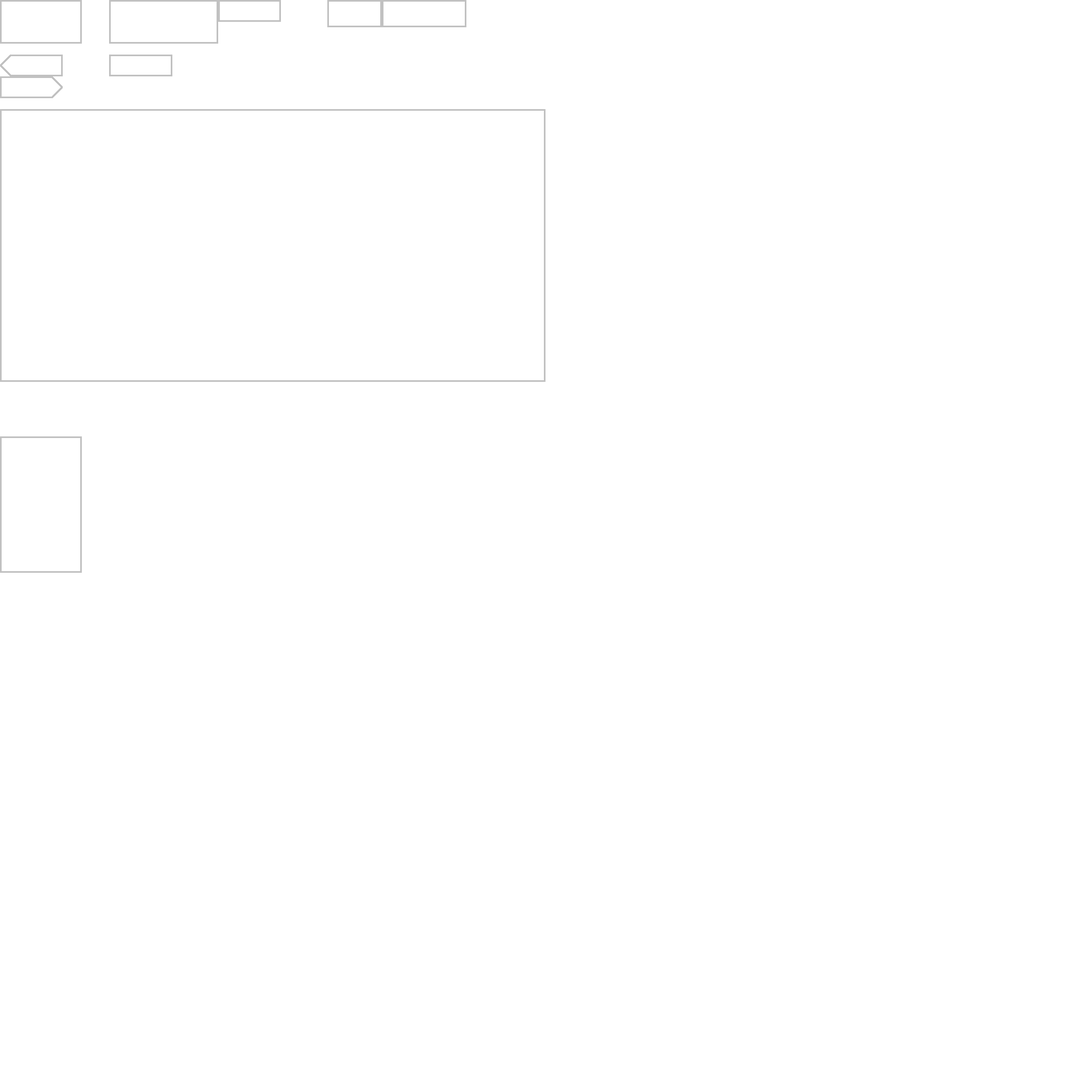
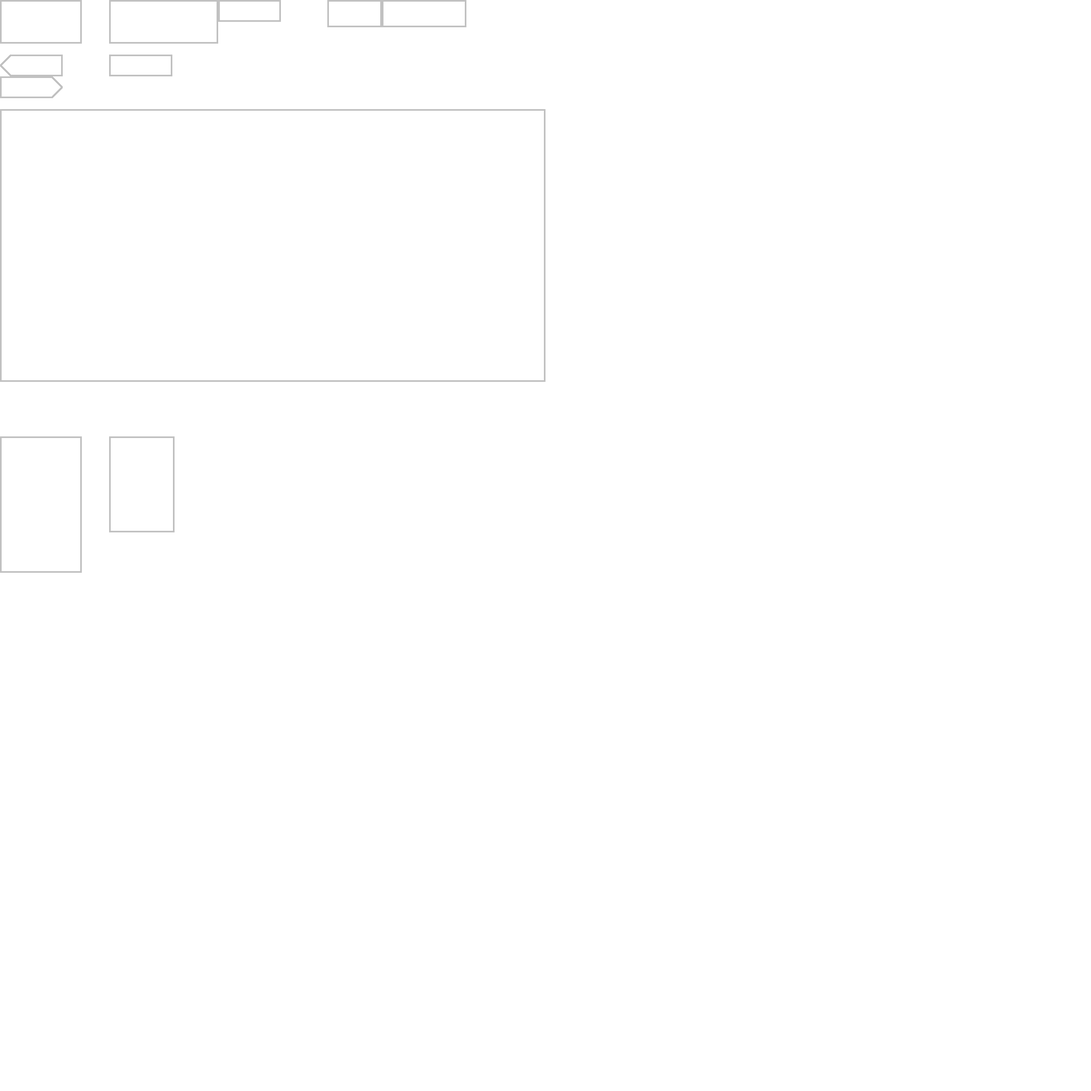
Before/after of a 1091 × 1091 layered artwork. What changed in the layer stack:
painted on "Background" over bbox(109, 436, 175, 533)
